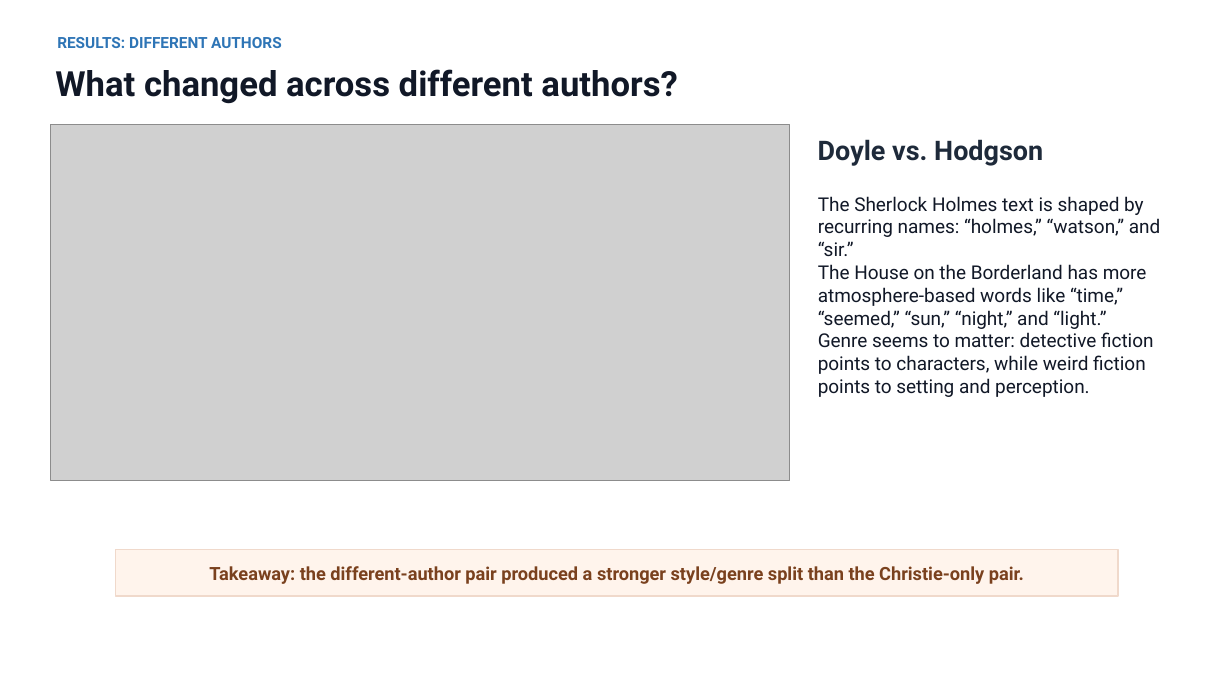
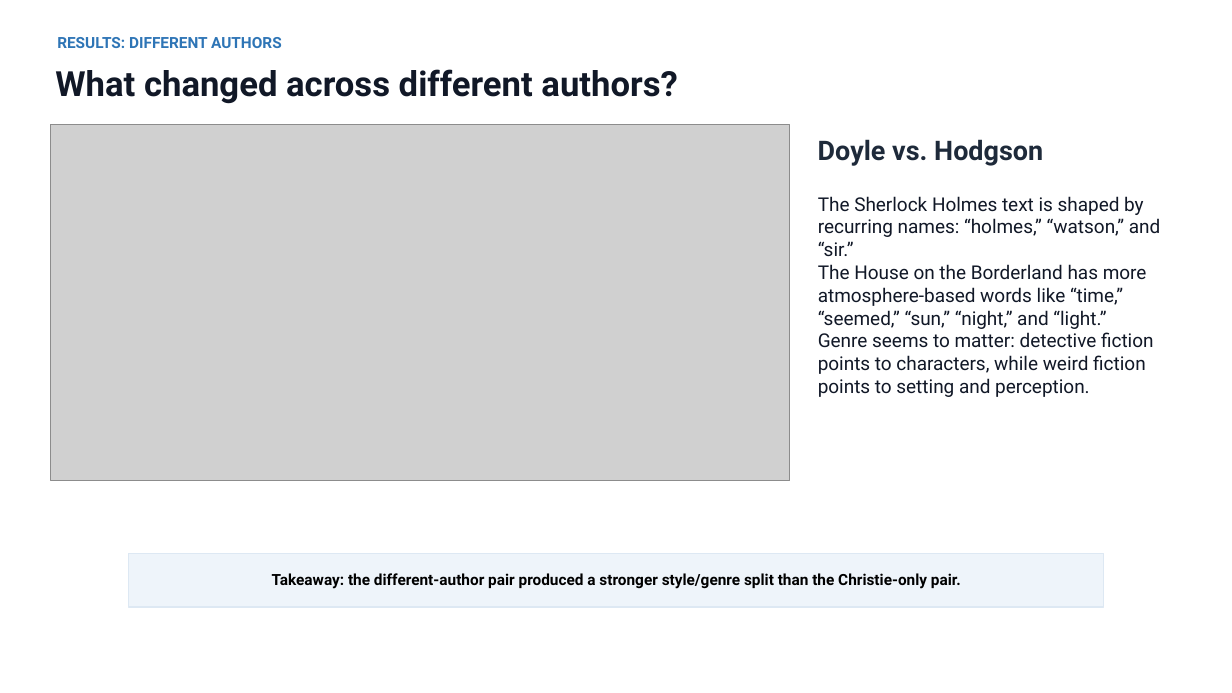
Before and after one commit to goodtoknowgg/MiniProject1, a slide deck: slide 6 of Miniproject 1 Presentation Gavin Good.pptx. Drawn at 1232x693 pixels with LibreOffice and Linux fonts; fonts in the diff are those of the drawing; grey boxes stand for pictures. Boxes give left, top, right and bottom in pixels: in the first picture for what was removed or moved away, otherwise in the second. Text is boxed around its words. In the diff, an @@ line names an element or a change of style, - is before the commit and + after.

```diff
--- a/Miniproject 1 Presentation Gavin Good.pptx
+++ b/Miniproject 1 Presentation Gavin Good.pptx
@@ rectangle resized from (x1=116, y1=550, x2=1118, y2=596) to (x1=128, y1=554, x2=1104, y2=607) @@
@@ rectangle at (x1=128, y1=554, x2=1104, y2=607): fill #FFF4EC to #EEF4FA; outline #F0D9CB 1 pt to #DDE8F3 1 pt @@
@@ text "Takeaway: the different-author pair produced ..." at (x1=272, y1=573, x2=961, y2=589): size 14.2 to 12 pt, text colour #7A411E to #000000 @@
```
Also in this commit, not shown: 5 other slides changed.
